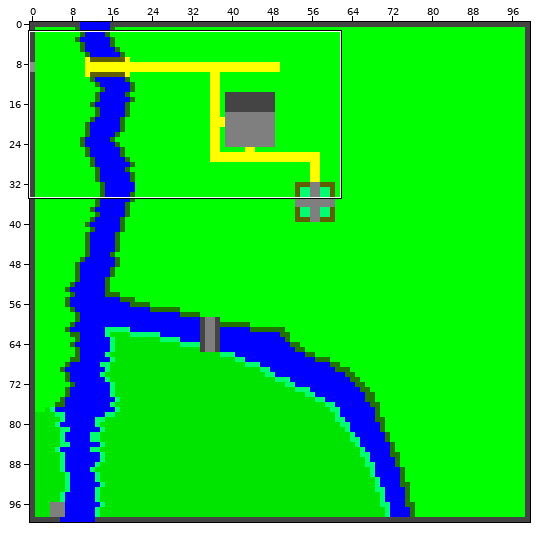
Sprite sheet: res/Islands/Utopia.png. Above, an overview of the earlier version with the close-up marked.
Close-up. Old version:
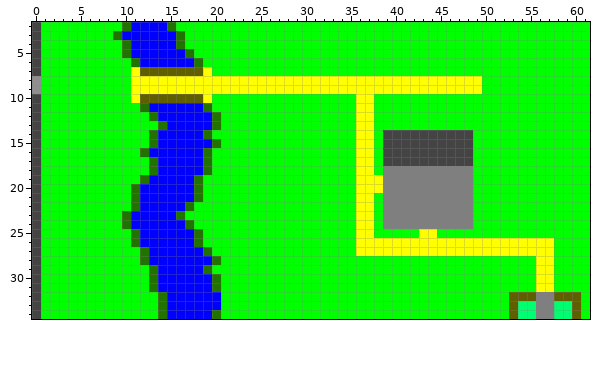
The file is 100x100 pixels. Shown: x 0..61, y 2..34.
New version:
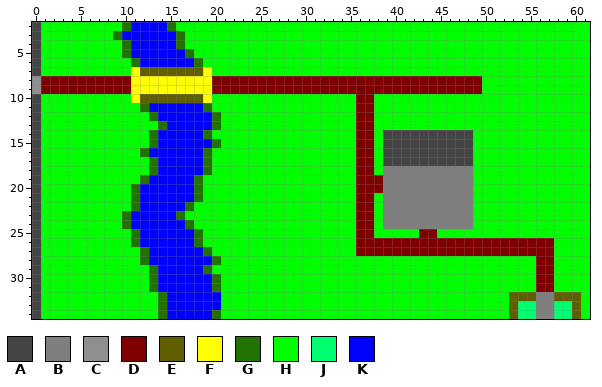
Palette (. is transparent): A #444444  B #7f7f7f  C #8f8f8f  D #7f0000  E #5f5f00  F #ffff00  G #227200  H #00ff00  J #00ff70  K #0000ff
Diff:
Changed rows in their new state; - is an unchanged pixel.
first column x 1:
 8 DDDDDDDDDD---------DDDDDDDDDDDDDDDDDDDDDDDDDDDDDD--------
 9 DDDDDDDDDD---------DDDDDDDDDDDDDDDDDDDDDDDDDDDDDD--------
10 -----------------------------------DD--------------------
11 -----------------------------------DD--------------------
12 -----------------------------------DD--------------------
13 -----------------------------------DD--------------------
14 -----------------------------------DD--------------------
15 -----------------------------------DD--------------------
16 -----------------------------------DD--------------------
17 -----------------------------------DD--------------------
18 -----------------------------------DD--------------------
19 -----------------------------------DDD-------------------
20 -----------------------------------DDD-------------------
21 -----------------------------------DD--------------------
22 -----------------------------------DD--------------------
23 -----------------------------------DD--------------------
24 -----------------------------------DD--------------------
25 -----------------------------------DD-----DD-------------
26 -----------------------------------DDDDDDDDDDDDDDDDDDDDDD
27 -----------------------------------DDDDDDDDDDDDDDDDDDDDDD
28 -------------------------------------------------------DD
29 -------------------------------------------------------DD
30 -------------------------------------------------------DD
31 -------------------------------------------------------DD
Where, in picture pixels (left, top, right, bottom), the same in both close-ups:
changed: (41, 76, 131, 94)
changed: (212, 76, 554, 292)
